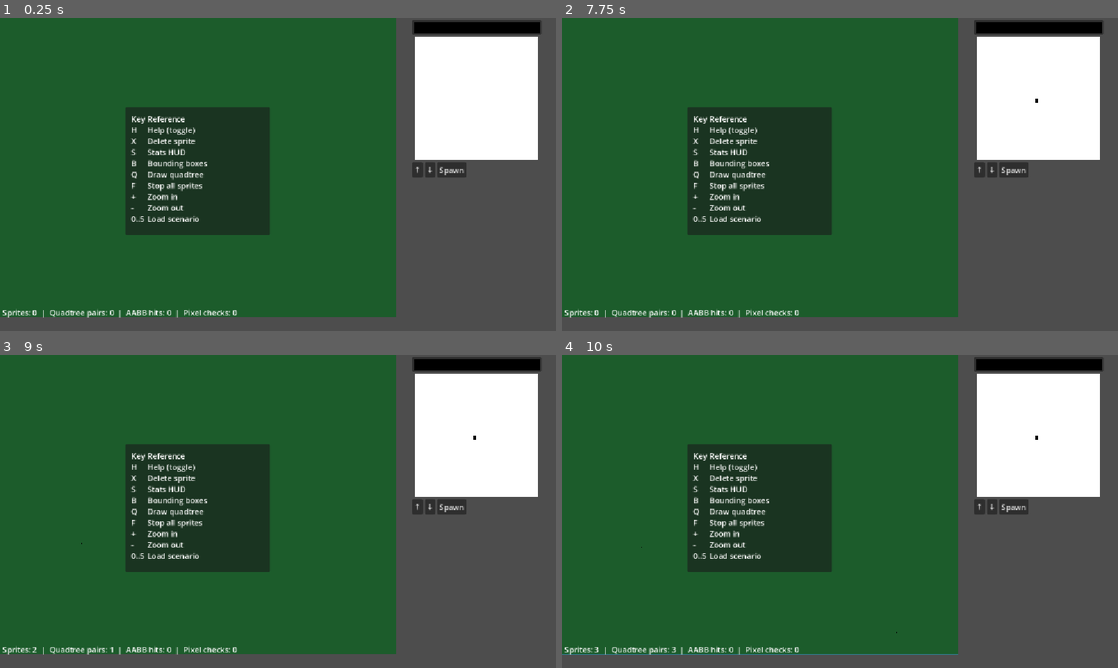
Above: before the commit, frames 1-4 (two rows, left to right).
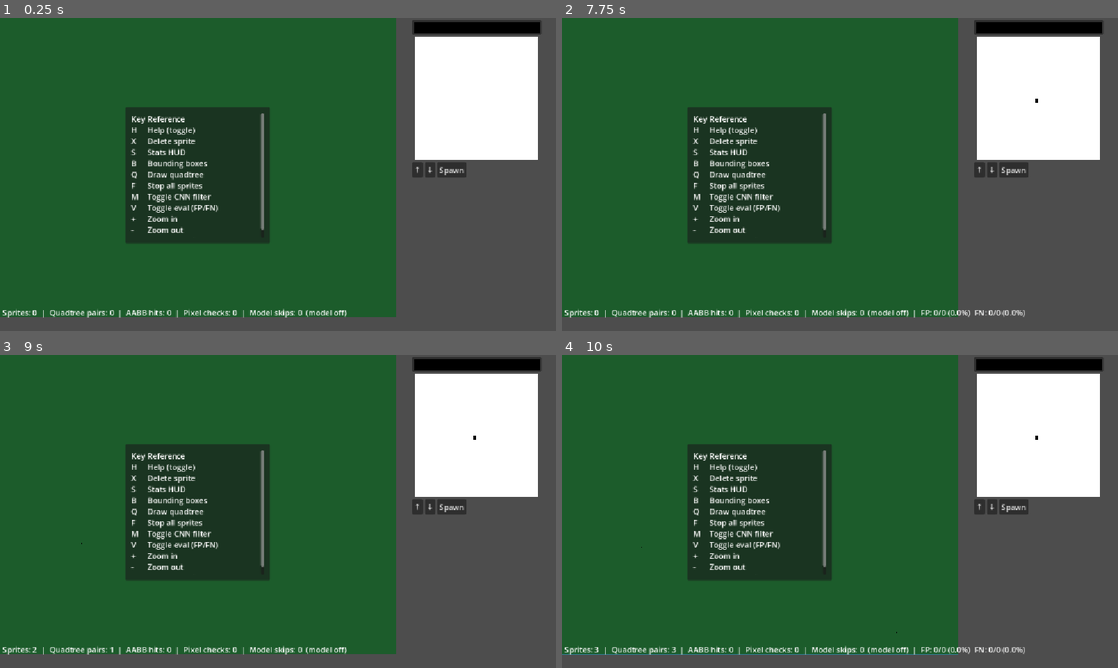
Above: after the commit, the same moments.

Repository: add-IV/SketchImpact
Game: Godot game, scene res://sketch_impact.tscn
The game is run twice, just before and just after one commit, with the same random seed, the same clock (stepped at 60 frames per second) and the same inputs.
Inputs (mouse positions are in pixels of both pictures, inside the frame that each line leads up to):
- Up to frame 1 (0.25 s): no input
- Up to frame 2 (7.75 s): click "↑" at 0.5 s; click "↓" at 1.25 s; click "Spawn" at 2 s; click "↑" at 2.75 s; click "↓" at 3.5 s; click "Spawn" at 4.25 s; click "↑" at 5 s; click "↓" at 5.75 s; click "Spawn" at 6.5 s; tap Enter at 7.25 s; move the mouse to (1040, 99) at 7.27 s; hold F (freeze) from 7.28 s (still down); click (1040, 99) at 7.42 s; tap V (toggle eval, bound only after the commit) at 7.55 s
- Up to frame 3 (9 s): tap Space at 8 s; move the mouse to (166, 527) at 8.02 s; release F (freeze) at 8.03 s; tap V (toggle eval, bound only after the commit) at 8.1 s; click (166, 527) at 8.17 s; tap M (toggle model, bound only after the commit) at 8.3 s; tap Enter at 8.75 s; move the mouse to (333, 442) at 8.77 s; hold M (toggle model, bound only after the commit) from 8.78 s (still down); click (333, 442) at 8.92 s
- Up to frame 4 (10 s): tap F (freeze) at 9.05 s; tap Space at 9.5 s; move the mouse to (812, 574) at 9.52 s; release M (toggle model, bound only after the commit) at 9.53 s; tap Q (draw quadtree) at 9.6 s; click (812, 574) at 9.67 s; tap V (toggle eval, bound only after the commit) at 9.8 s

The runs differ from the first frame. In frame 1, 1.7% of the frame differs, in the area x 22-63%, y 30-96%; in frame 2, 1.9%, in the area x 22-84%, y 30-96%; in frame 3, 1.7%; in frame 4, 1.9%.

Commit message:
integrate the model 1

Diff:
--- a/billiard_table.gd
+++ b/billiard_table.gd
@@ -25,6 +25,19 @@
 var broad_checks := 0   # unique pairs returned by quadtree
 var aabb_checks := 0    # pairs that passed AABB overlap test
 var narrow_checks := 0  # pairs that reached pixel-perfect check
+var model_skips := 0    # pairs the CNN filter skipped without a pixel check
+
+# Eval mode also runs the ground-truth pixel check on pairs the model skipped,
+# so it can tell false skips from true ones. This cancels the CNN's speed-up
+# while active — it's a measurement tool, not the default play mode.
+var eval_mode := false
+var false_positives := 0  # model flagged the pair, pixel check found no collision
+var false_negatives := 0  # model skipped the pair, but a collision was actually there
+var eval_flagged_total := 0  # pairs the model flagged, seen while eval mode was on
+var eval_skipped_total := 0  # pairs the model skipped, seen while eval mode was on
+
+var _collision_model_scene := preload("res://collision_model.gd")
+var collision_model: Node
 
 var _show_bounding_boxes := false
 var _show_quadtree := false
@@ -35,6 +48,11 @@
 @onready var help_overlay: Panel = $HelpOverlay
 
 var _sprite_scene: PackedScene = preload("res://sprite_body.tscn")
+
+
+func _ready() -> void:
+	collision_model = _collision_model_scene.new()
+	add_child(collision_model)
 
 
 func _set_display_scale(new_scale: int) -> void:
@@ -68,12 +86,14 @@
 	node.position = pos
 	sprites_container.add_child(node)
 
+	var idx := positions.size()
 	positions.append(pos)
 	velocities.append(vel)
 	pixels.append(px)
 	display_nodes.append(node)
 	aabb_offsets.append(offset)
 	aabbs.append(Rect2(pos + offset.position * _display_scale, offset.size * _display_scale))
+	collision_model.register_sprite(idx, px)
 
 
 func clear_sprites() -> void:
@@ -85,6 +105,7 @@
 	display_nodes.clear()
 	aabb_offsets.clear()
 	aabbs.clear()
+	collision_model.clear()
 
 
 func _parse_scenario_json(file_path: String) -> Variant:
@@ -152,6 +173,7 @@
 	broad_checks = 0
 	aabb_checks = 0
 	narrow_checks = 0
+	model_skips = 0
 
 	for i in range(n):
 		positions[i] += velocities[i] * delta
@@ -168,22 +190,66 @@
 		qt.collect_pairs(pairs)
 		broad_checks = pairs.size()
 
+		var candidates: Array = []
 		for key in pairs:
 			var i: int = key[0]
 			var j: int = key[1]
 			if aabbs[i].intersects(aabbs[j]):
 				aabb_checks += 1
+				candidates.append([i, j])
+
+		var queries: Array = []
+		for pair in candidates:
+			var i: int = pair[0]
+			var j: int = pair[1]
+			var dx := (positions[j].x - positions[i].x) / float(_display_scale)
+			var dy := (positions[j].y - positions[i].y) / float(_display_scale)
+			queries.append([i, j, dx, dy])
+		var maybe: Array = collision_model.query_pairs(queries)
+
+		for k in range(candidates.size()):
+			var predicted_collision: bool = maybe[k]
+			if not predicted_collision:
+				model_skips += 1
+				if not eval_mode:
+					continue
+
+			var i: int = candidates[k][0]
+			var j: int = candidates[k][1]
+			if predicted_collision:
 				narrow_checks += 1
-				var col_pt := _pixel_collision(i, j)
-				if col_pt.is_finite():
-					_resolve(i, j, col_pt)
+			var col_pt := _pixel_collision(i, j)
+			var actual_collision := col_pt.is_finite()
+
+			if eval_mode:
+				if predicted_collision:
+					eval_flagged_total += 1
+					if not actual_collision:
+						false_positives += 1
+				else:
+					eval_skipped_total += 1
+					if actual_collision:
+						false_negatives += 1
+
+			if predicted_collision and actual_collision:
+				_resolve(i, j, col_pt)
 
 
 	for i in range(n):
 		display_nodes[i].position = positions[i]
 
-	hud_label.text = "Sprites: %d  |  Quadtree pairs: %d  |  AABB hits: %d  |  Pixel checks: %d" % [
-		n, broad_checks, aabb_checks, narrow_checks
+	var eval_text := ""
+	if eval_mode:
+		var fp_rate := 100.0 * false_positives / eval_flagged_total if eval_flagged_total > 0 else 0.0
+		var fn_rate := 100.0 * false_negatives / eval_skipped_total if eval_skipped_total > 0 else 0.0
+		eval_text = "  |  FP: %d/%d (%.1f%%)  FN: %d/%d (%.1f%%)" % [
+			false_positives, eval_flagged_total, fp_rate,
+			false_negatives, eval_skipped_total, fn_rate
+		]
+	hud_label.text = "Sprites: %d  |  Quadtree pairs: %d  |  AABB hits: %d  |  Pixel checks: %d  |  Model skips: %d%s%s" % [
+		n, broad_checks, aabb_checks, narrow_checks, model_skips,
+		"" if collision_model.is_ready() else "  (model off)",
+		eval_text
 	]
 	queue_redraw()
 
@@ -208,6 +274,19 @@
 	if event.is_action_pressed("freeze"):
 		for i in range(velocities.size()):
 			velocities[i] = Vector2.ZERO
+		get_viewport().set_input_as_handled()
+		return
+	if event.is_action_pressed("toggle model"):
+		collision_model.enabled = not collision_model.enabled
+		get_viewport().set_input_as_handled()
+		return
+	if event.is_action_pressed("toggle eval"):
+		eval_mode = not eval_mode
+		if eval_mode:
+			false_positives = 0
+			false_negatives = 0
+			eval_flagged_total = 0
+			eval_skipped_total = 0
 		get_viewport().set_input_as_handled()
 		return
 	if event.is_action_pressed("zoom in"):
@@ -347,6 +426,8 @@
 	return Vector2.INF
 
 
+const SEPARATION_PUSH := 1.0  # native sprite pixels to push each sprite apart per resolved collision
+
 func _resolve(i: int, j: int, collision_pt: Vector2) -> void:
 	var sep := positions[j] - collision_pt
 	if sep.length_squared() < 0.0001:
@@ -362,6 +443,11 @@
 	if vi_dot > vj_dot:
 		velocities[i] += sep * (vj_dot - vi_dot)
 		velocities[j] += sep * (vi_dot - vj_dot)
+	# Push pixel masks apart along the normal so they don't stay interlocked;
+	# unlike the old circle-based formula, pixel-perfect masks have no closed-form
+	# overlap depth, so this nudges them apart gradually over a few frames instead.
+	positions[i] -= sep * SEPARATION_PUSH * _display_scale
+	positions[j] += sep * SEPARATION_PUSH * _display_scale
 
 
 class _QuadNode:
--- a/billiard_table.tscn
+++ b/billiard_table.tscn
@@ -23,14 +23,14 @@
 offset_left = 260.0
 offset_top = 185.0
 offset_right = 560.0
-offset_bottom = 449.0
+offset_bottom = 467.0
 
 [node name="RichTextLabel" type="RichTextLabel" parent="HelpOverlay" unique_id=26202272]
 layout_mode = 0
 offset_left = 12.0
 offset_top = 12.0
 offset_right = 288.0
-offset_bottom = 252.0
+offset_bottom = 270.0
 text = "Key	Reference
 H		Help (toggle)
 X		Delete sprite
@@ -38,6 +38,8 @@
 B		Bounding boxes
 Q		Draw quadtree
 F		Stop all sprites
+M		Toggle CNN filter
+V		Toggle eval (FP/FN)
 +		Zoom in
 -		Zoom out
 0..5	Load scenario"
--- /dev/null
+++ b/collision_model.gd
@@ -0,0 +1,122 @@
+extends Node
+
+## Talks to inference/inference_server.py over stdin/stdout to gate the
+## expensive pixel-perfect narrow-phase check with a CNN collision prediction.
+## Fails open: if the server can't be started or stops responding, every
+## query returns "maybe" so billiard_table.gd falls back to checking
+## everything exactly, matching pre-CNN behaviour.
+
+const UV_EXECUTABLE := "uv"
+const INFERENCE_SCRIPT := "inference_server.py"
+
+var enabled := true
+
+var _pipe: FileAccess = null
+var _pid := -1
+var _ready_ok := false
+var _next_query_id := 0
+
+
+func _ready() -> void:
+	_start_server()
+
+
+func _start_server() -> void:
+	var inference_dir := ProjectSettings.globalize_path("res://inference")
+	var script_path := inference_dir.path_join(INFERENCE_SCRIPT)
+	if not FileAccess.file_exists(script_path):
+		push_warning("CollisionModel: %s not found — CNN filter disabled." % script_path)
+		return
+
+	var args := PackedStringArray(["run", "--project", inference_dir, "python", script_path])
+	var result := OS.execute_with_pipe(UV_EXECUTABLE, args)
+	if result.is_empty():
+		push_warning("CollisionModel: failed to spawn 'uv' (is it installed and on PATH?) — CNN filter disabled.")
+		return
+
+	_pipe = result["stdio"]
+	_pid = result["pid"]
+
+	var line := _pipe.get_line()
+	var parsed: Variant = JSON.parse_string(line)
+	if parsed is Dictionary and parsed.get("ready", false):
+		_ready_ok = true
+		print("CollisionModel: ready (%s)" % str(parsed.get("provider", "?")))
+	else:
+		push_warning("CollisionModel: unexpected startup response: %s" % line)
+
+
+## True once the server has replied to its startup handshake and hasn't
+## dropped since. Independent of the `enabled` toggle — sprites must stay
+## registered with the server even while filtering is toggled off, so
+## re-enabling doesn't leave stale/missing entries on the Python side.
+func is_server_connected() -> bool:
+	return _ready_ok
+
+
+func is_ready() -> bool:
+	return _ready_ok and enabled
+
+
+func _send(msg: Dictionary) -> Variant:
+	if _pipe == null:
+		return null
+	_pipe.store_string(JSON.stringify(msg) + "\n")
+	var line := _pipe.get_line()
+	if line.is_empty():
+		push_warning("CollisionModel: lost connection to inference server.")
+		_ready_ok = false
+		return null
+	var response: Variant = JSON.parse_string(line)
+	if response is Dictionary and response.has("error"):
+		push_warning("CollisionModel: server error for %s: %s" % [msg.get("cmd", "?"), response["error"]])
+	return response
+
+
+func register_sprite(idx: int, alpha: PackedByteArray) -> void:
+	if not is_server_connected():
+		return
+	_send({"cmd": "register", "idx": idx, "alpha": Array(alpha)})
+
+
+func clear() -> void:
+	if not is_server_connected():
+		return
+	_send({"cmd": "clear"})
+
+
+## pairs: Array of [i, j, dx, dy]. Returns a same-length Array of bool —
+## true means "the model isn't confident enough this misses, run the exact
+## pixel check". Fails open (all true) if the server is unavailable.
+func query_pairs(pairs: Array) -> Array:
+	if pairs.is_empty():
+		return []
+	if not is_ready():
+		return _all_true(pairs.size())
+
+	var id := _next_query_id
+	_next_query_id += 1
+	var response: Variant = _send({"cmd": "query", "id": id, "pairs": pairs})
+	if not (response is Dictionary) or not response.has("maybe"):
+		if response is Dictionary and not response.has("error"):
+			push_warning("CollisionModel: query response missing 'maybe': %s" % str(response))
+		return _all_true(pairs.size())
+
+	var maybe: Array = response["maybe"]
+	var out: Array = []
+	out.resize(maybe.size())
+	for k in range(maybe.size()):
+		out[k] = maybe[k] != 0
+	return out
+
+
+func _all_true(n: int) -> Array:
+	var out: Array = []
+	out.resize(n)
+	out.fill(true)
+	return out
+
+
+func _exit_tree() -> void:
+	if _pid >= 0:
+		OS.kill(_pid)
--- a/project.godot
+++ b/project.godot
@@ -62,6 +62,16 @@
 "events": [Object(InputEventKey,"resource_local_to_scene":false,"resource_name":"","device":-1,"window_id":0,"alt_press …(192 unchanged characters)…
 ]
 }
+"toggle model"={
+"deadzone": 0.2,
+"events": [Object(InputEventKey,"resource_local_to_scene":false,"resource_name":"","device":-1,"window_id":0,"alt_pressed":false,"shift_pressed":false,"ctrl_pressed":false,"meta_pressed":false,"pressed":false,"keycode":77,"physical_keycode":0,"key_label":0,"unicode":109,"location":0,"echo":false,"script":null)
+]
+}
+"toggle eval"={
+"deadzone": 0.2,
+"events": [Object(InputEventKey,"resource_local_to_scene":false,"resource_name":"","device":-1,"window_id":0,"alt_pressed":false,"shift_pressed":false,"ctrl_pressed":false,"meta_pressed":false,"pressed":false,"keycode":86,"physical_keycode":0,"key_label":0,"unicode":118,"location":0,"echo":false,"script":null)
+]
+}
 "scenario 0"={
 "deadzone": 0.2,
 "events": [Object(InputEventKey,"resource_local_to_scene":false,"resource_name":"","device":-1,"window_id":0,"alt_press …(191 unchanged characters)…
Not shown, added: collision_model.gd.uid
Not shown, changed: dataset/design.md
Not shown, changed: dataset/train.ipynb
Not shown, added: inference/uv.lock
